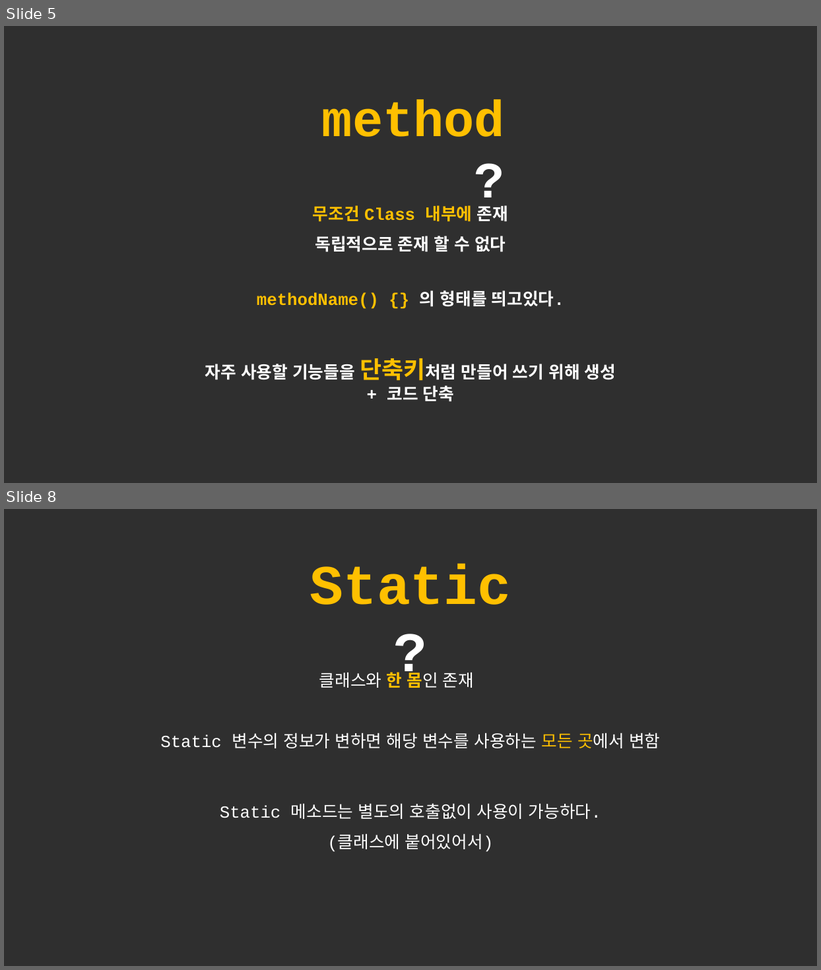
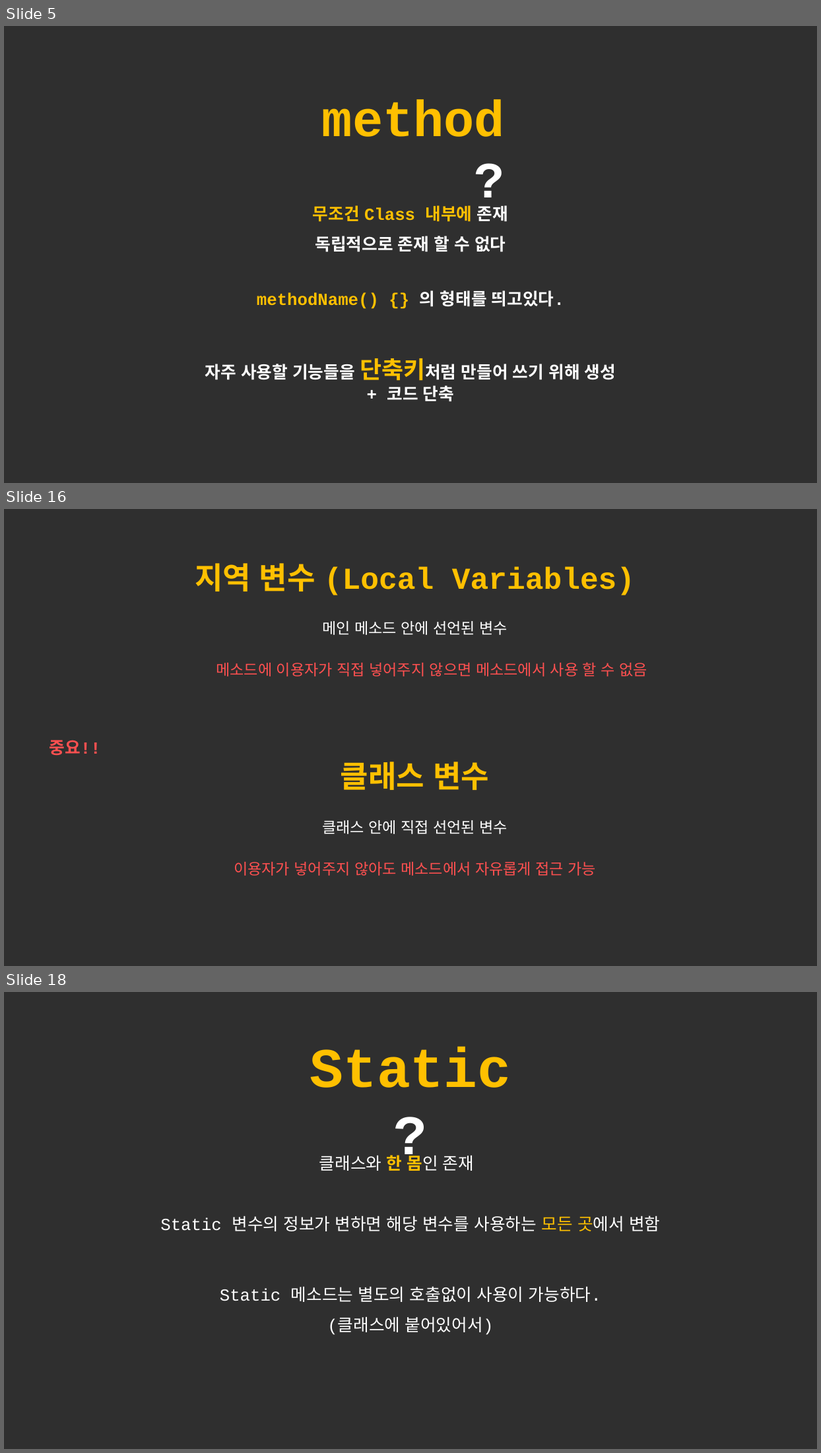
Before and after one commit to forwdevel/Full-Stack, a slide deck: 객체이론정리.pptx. Shown one above the other, each under a label of ours: slides 5 and 8 before the commit, slides 5, 16 and 18 after it; the slides between them are not shown. The pictures are 821x970 and 821x1453 pixels, drawn with LibreOffice and Linux fonts; fonts in the diff are those of the drawing. Boxes give left, top, right and bottom in pixels: in the first picture for what was removed or moved away, otherwise in the second. Text is boxed around its words. In the diff, an @@ line names an element or a change of style, - is before the commit and + after.

```diff
--- a/객체이론정리.pptx
+++ b/객체이론정리.pptx
@@ slide 16 added at <box>4,509,817,966</box>, background #2F2F2F @@
@@ text added at <box>195,563,635,595</box>, 36 pt, text #FFC000, bold @@
+지역 변수 (Local Variables)
@@ text added at <box>322,621,508,635</box>, 18 pt, text #FFFFFF @@
+메인 메소드 안에 선언된 변수
@@ text added at <box>216,662,648,677</box>, 18 pt, text #FF5050 @@
+메소드에 이용자가 직접 넣어주지 않으면 메소드에서 사용 할 수 없음
@@ text added at <box>49,740,100,756</box>, 20 pt, text #FF5050, bold @@
+중요!!
@@ text added at <box>341,762,489,790</box>, 36 pt, text #FFC000, bold @@
+클래스 변수
@@ text added at <box>322,821,508,834</box>, 18 pt, text #FFFFFF @@
+클래스 안에 직접 선언된 변수
@@ text added at <box>234,862,597,876</box>, 18 pt, text #FF5050 @@
+이용자가 넣어주지 않아도 메소드에서 자유롭게 접근 가능
@@ what was slide 8 is now slide 18 @@
```
Also in this commit, not shown: 2 slides changed, 9 other slides added, 1 slide removed.
